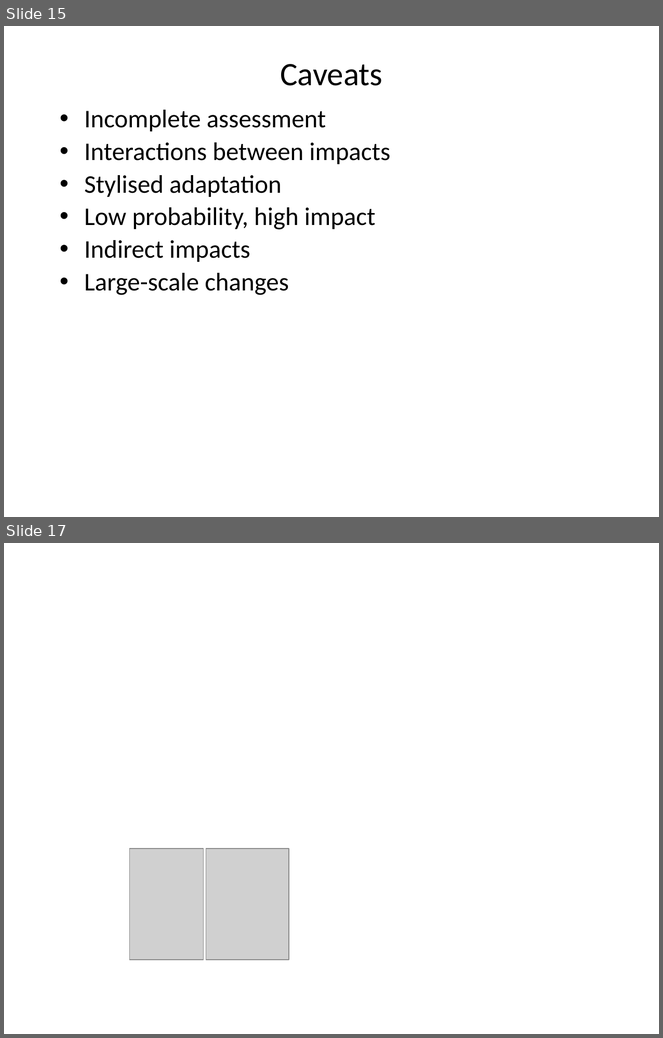
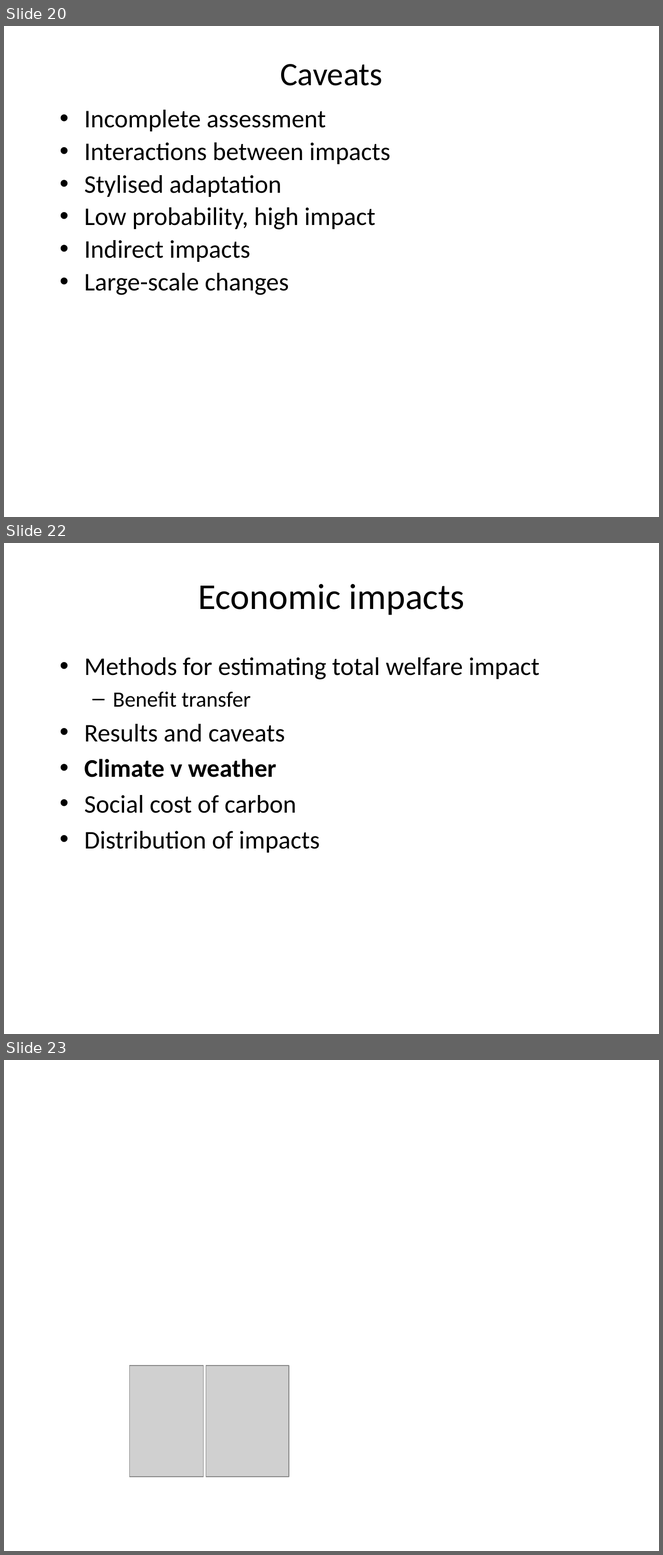
Before and after one commit to rtol/ClimateEconomics, a slide deck: cceug6 econimp.pptx. Shown one above the other, each under a label of ours: slides 15 and 17 before the commit, slides 20, 22 and 23 after it; the slides between them are not shown. The pictures are 663x1038 and 663x1555 pixels, drawn with LibreOffice and Linux fonts; fonts in the diff are those of the drawing; grey boxes stand for pictures; background and template pictures are left out. Boxes give left, top, right and bottom in pixels: in the first picture for what was removed or moved away, otherwise in the second. Text is boxed around its words. In the diff, an @@ line names an element or a change of style, - is before the commit and + after.

```diff
--- a/cceug6 econimp.pptx
+++ b/cceug6 econimp.pptx
@@ slide 22 added at (x1=4, y1=543, x2=659, y2=1034), background #FFFFFF @@
@@ title added at (x1=198, y1=584, x2=465, y2=615), 40 pt, text #000000 @@
+Economic impacts
@@ text added at (x1=84, y1=657, x2=540, y2=853), 28 pt, text #000000 @@
+• Methods for estimating total welfare impact
+  – Benefit transfer
+• Results and caveats
+• Climate v weather
+• Social cost of carbon
+• Distribution of impacts
@@ what was slide 15 is now slide 20 @@
@@ what was slide 17 is now slide 23 @@
```
Also in this commit, not shown: 3 slides changed, 21 other slides added, 7 other files.
